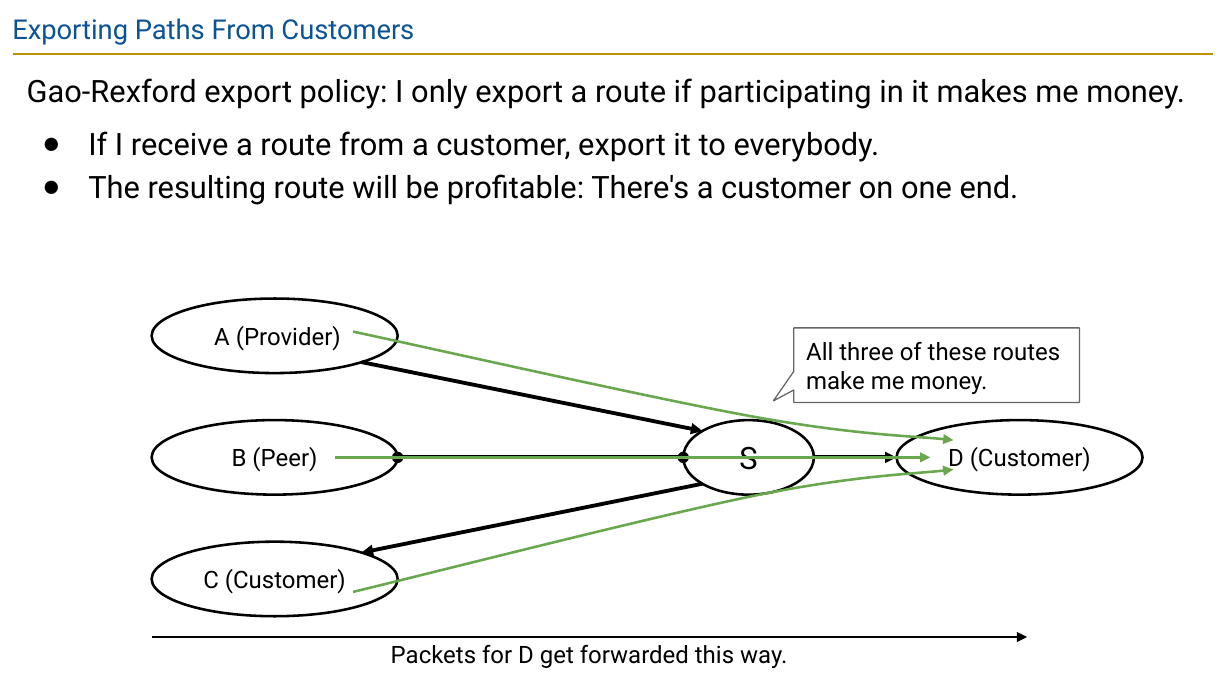
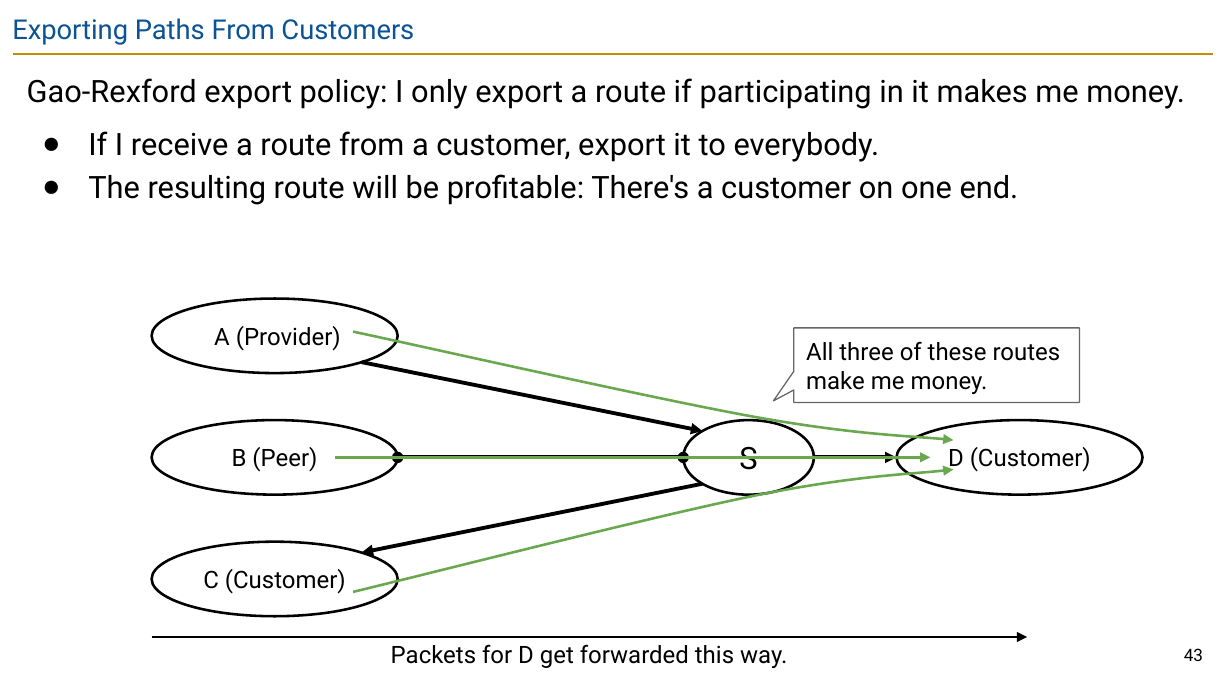
Before and after one commit to guhofstra/CSC175Sp26, a slide deck: slide 43 of PPTs/Lecture 8 - Inter-Domain Routing.pptx (slide 45 before the commit). Drawn at 1232x693 pixels with LibreOffice and Linux fonts; fonts in the diff are those of the drawing. Boxes give left, top, right and bottom in pixels: in the first picture for what was removed or moved away, otherwise in the second. Text is boxed around its words. In the diff, an @@ line names an element or a change of style, - is before the commit and + after.

```diff
--- a/PPTs/Lecture 8 - Inter-Domain Routing.pptx
+++ b/PPTs/Lecture 8 - Inter-Domain Routing.pptx
@@ page number added at (x1=1184, y1=648, x2=1203, y2=661), 10 pt, text #000000 @@
+43
```
Also in this commit, not shown: 55 other slides changed, 2 slides removed, 2 other files.
